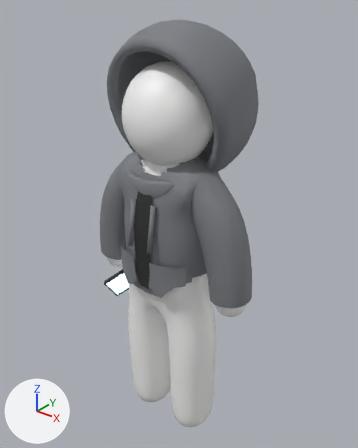
What one commit did to the glTF model assets/zp_character_rigged.glb.
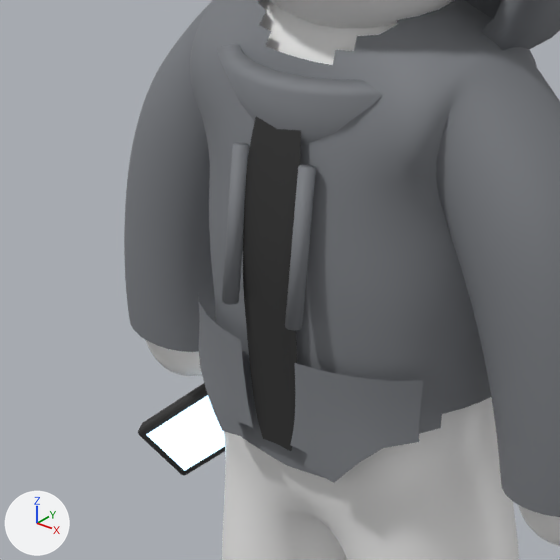
Each version appears first whole from a camera (50 mm lens) standing at (0.628, -0.752, 1.056) and looking at (-0.027, 0.067, 0.548), and next in a close-up on the part from 18% to 63% of the width and 35% to 72% of the height. Every picture has the same lights, and +X, +Y and +Z are marked at lower left. The older version's two pictures come first. Where no turn or scale is listed for an object, it has been applied to the vertices. Vertices at exactly the same position are counted once.

Names of what the first close-up shows: 'PR_Phone', 'ZP_Character'.
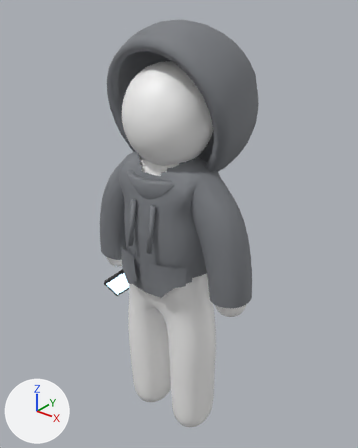
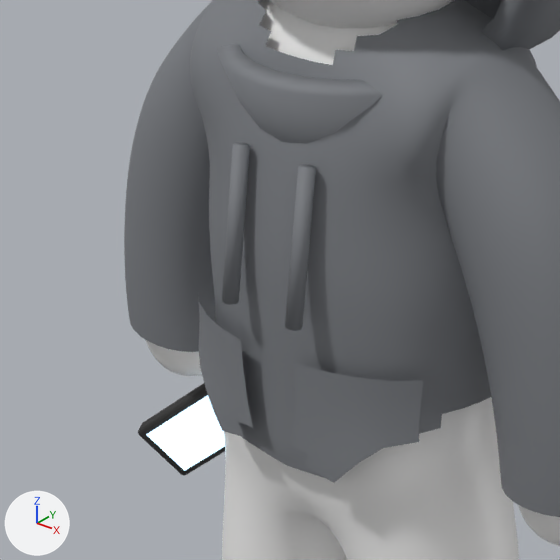
The change in detail:
me_zp_character is used by ob_zp_character; location (0.0, 0.0, 0.0).
me_zp_character had 10944 vertices, 21608 faces and spanned x -0.208..0.208, y -0.102..0.239, z 0.035..0.994.
me_zp_character now has 10872 vertices, 21516 faces and spans x -0.208..0.208, y -0.102..0.239, z 0.035..0.994.
me_zp_character part 1: the loose piece of 72 vertices spanning x -0.021..0.021, y -0.091..-0.071, z 0.462..0.698 is deleted.
Other edits to the shape of me_zp_character do not show in these pictures.
me_zp_character no longer uses material mat_aj_dark (black #2e2e2e).

Where the change shows, as pixel boxes (x1, y1, x2, y2) in the close-ups (560 x 560 px):
part 1 of me_zp_character, deleted (black)
    before: (243, 116, 301, 451)
